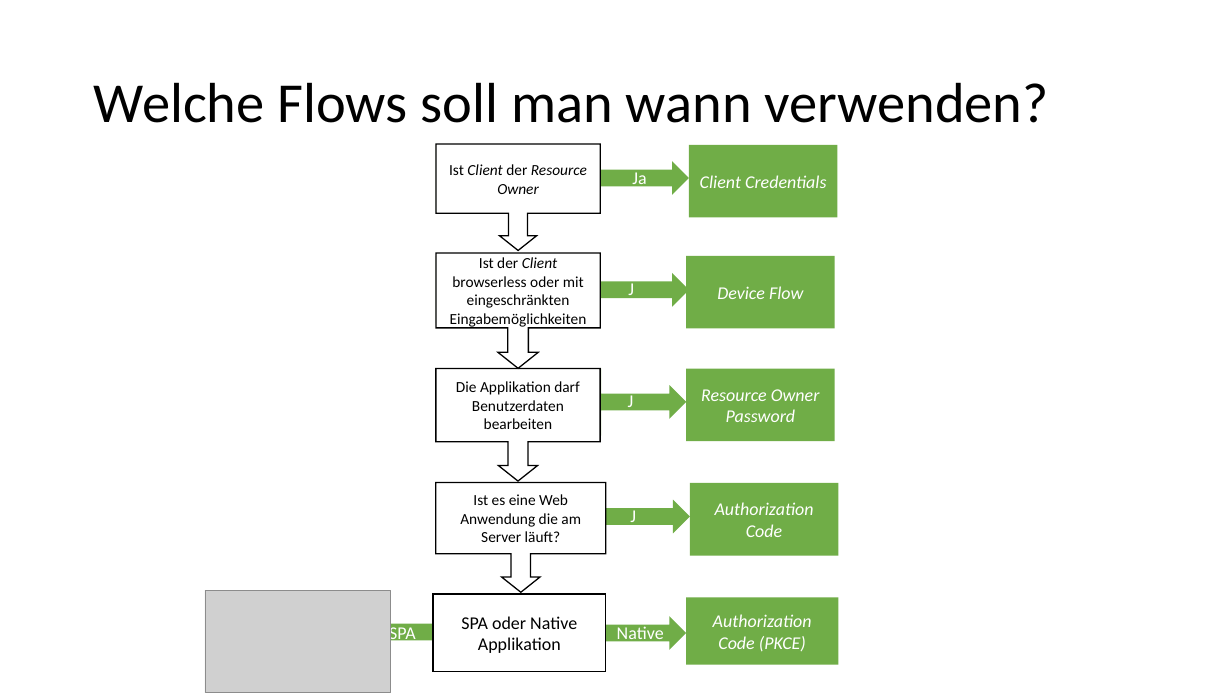
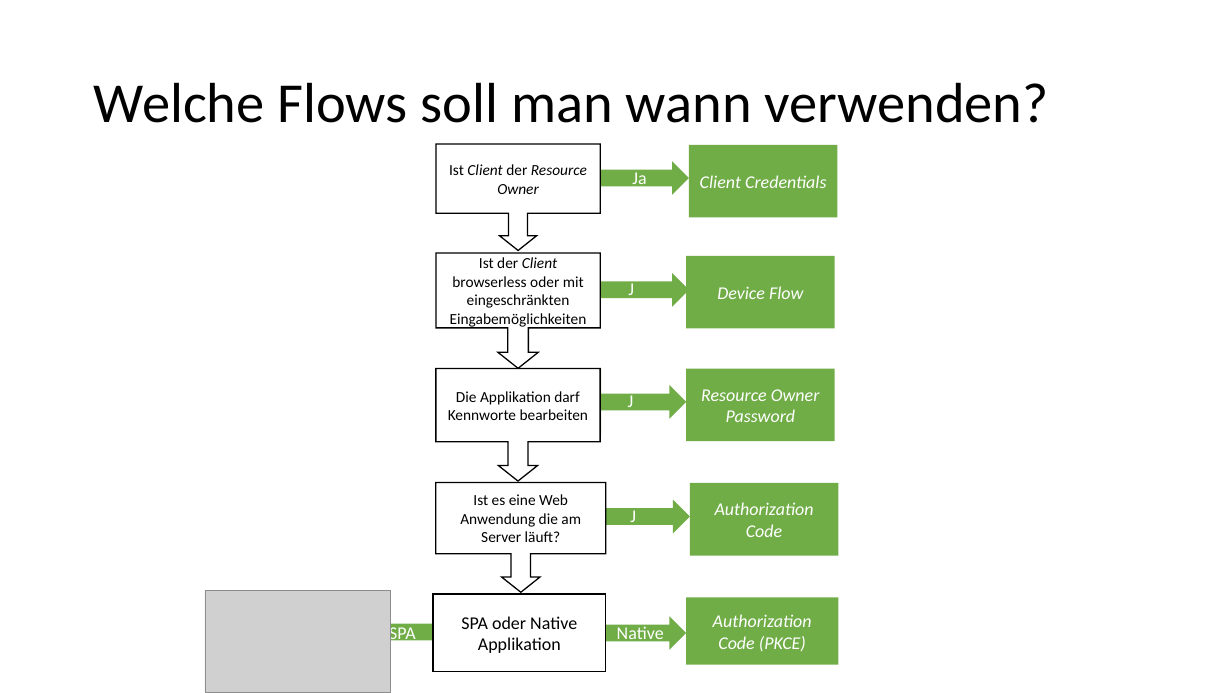
Before and after one commit to danielwagn3r/openid-workshop, a slide deck: slide 43 of OpenID Connect & OAuth.pptx (slide 41 before the commit). Drawn at 1232x693 pixels with LibreOffice and Linux fonts; fonts in the diff are those of the drawing; grey boxes stand for pictures. Boxes give left, top, right and bottom in pixels: in the first picture for what was removed or moved away, otherwise in the second. Text is boxed around its words. In the diff, an @@ line names an element or a change of style, - is before the commit and + after.

Commit message:
Update wording and styles in presentation

```diff
--- a/OpenID Connect & OAuth.pptx
+++ b/OpenID Connect & OAuth.pptx
@@ text in down arrow callout at (448, 391, 588, 420): text changed @@
-Die Applikation darf Benutzerdaten bearbeiten
+Die Applikation darf Kennworte bearbeiten
```
Also in this commit, not shown: 12 other slides changed, 2 slides added.
